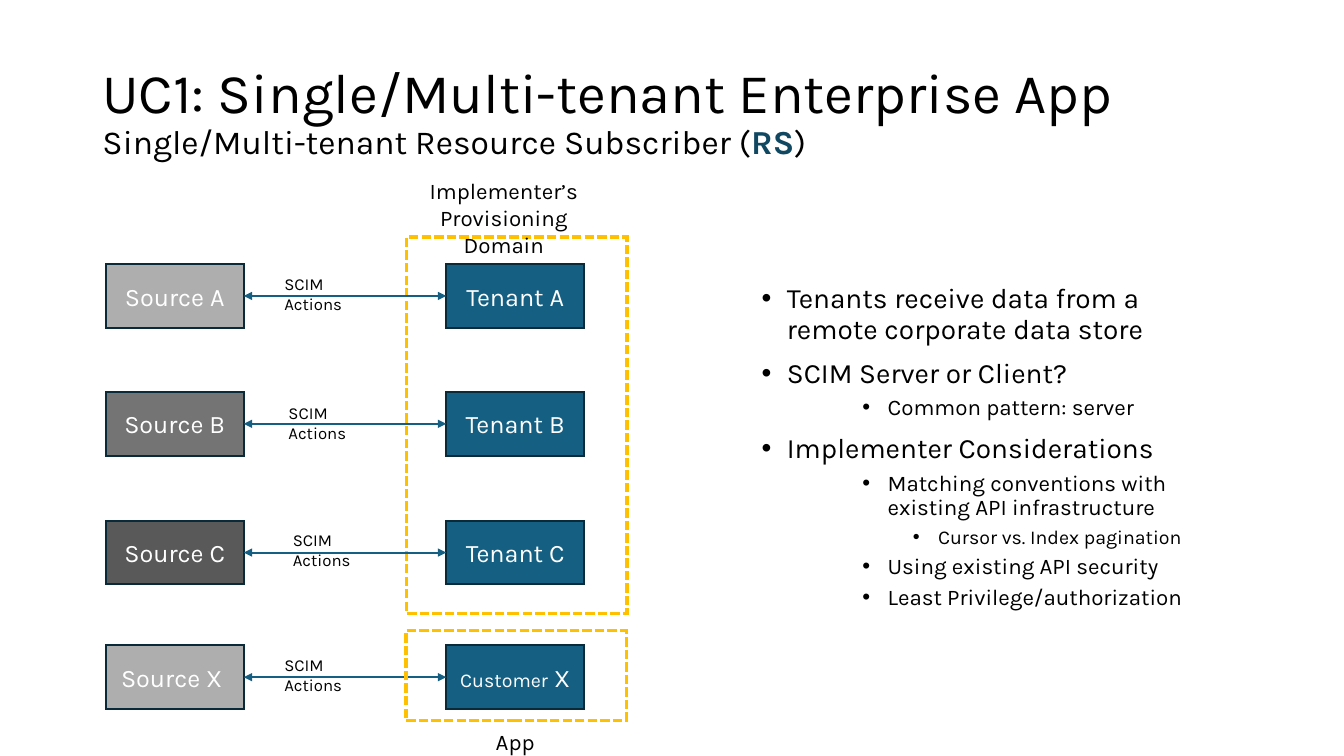
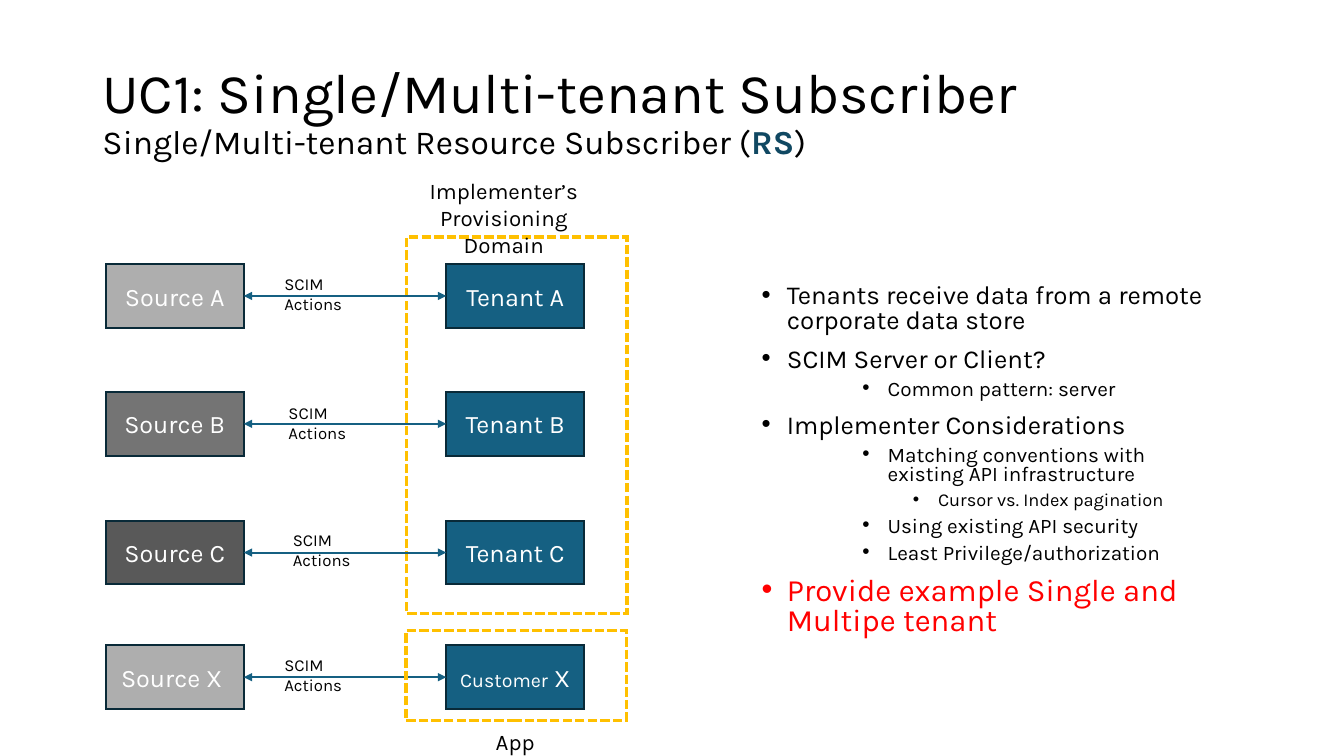
Before and after one commit to pamelatech/scim-use-case-revamp, a slide deck: slide 23 of Use Cases 16 Apr 2024.pptx. Drawn at 1344x756 pixels with LibreOffice and Linux fonts; fonts in the diff are those of the drawing. Boxes give left, top, right and bottom in pixels: in the first picture for what was removed or moved away, otherwise in the second. Text is boxed around its words. In the diff, an @@ line names an element or a change of style, - is before the commit and + after.

```diff
--- a/Use Cases 16 Apr 2024.pptx
+++ b/Use Cases 16 Apr 2024.pptx
@@ title at box(102, 72, 1017, 163): text changed @@
-UC1: Single/Multi-tenant Enterprise App
-Single/Multi-tenant Resource Subscriber (RS)
+UC1: Single/Multi-tenant Subscriber
+Single/Multi-tenant Resource Subscriber (RS)
@@ text at box(787, 286, 1202, 565): size 20 to 18.5 pt in "Tenants receive data from a remote corporate ...", "SCIM Server or Client?", "Implementer Considerations"; size 16 to 14.8 pt in "Common pattern: server", "Matching conventions with existing API infrastructure", "Using existing API security", "Least Privilege/authorization"; size 14 to 12.9 pt in "Cursor vs. Index pagination"; line spacing 0.9 to 0.8 @@
@@ text at box(787, 579, 1177, 639): paragraph added @@
+• Provide example Single and Multipe tenant
```
Also in this commit, not shown: 4 other slides changed.
